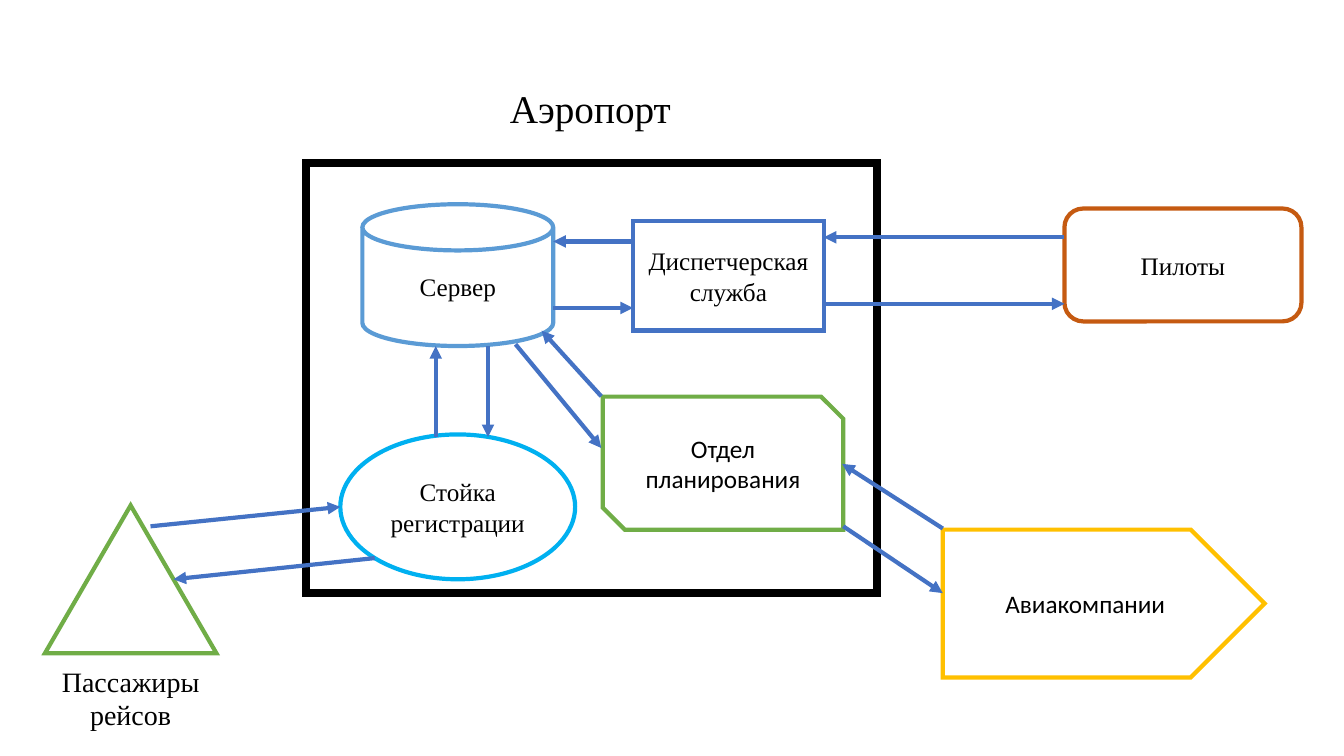
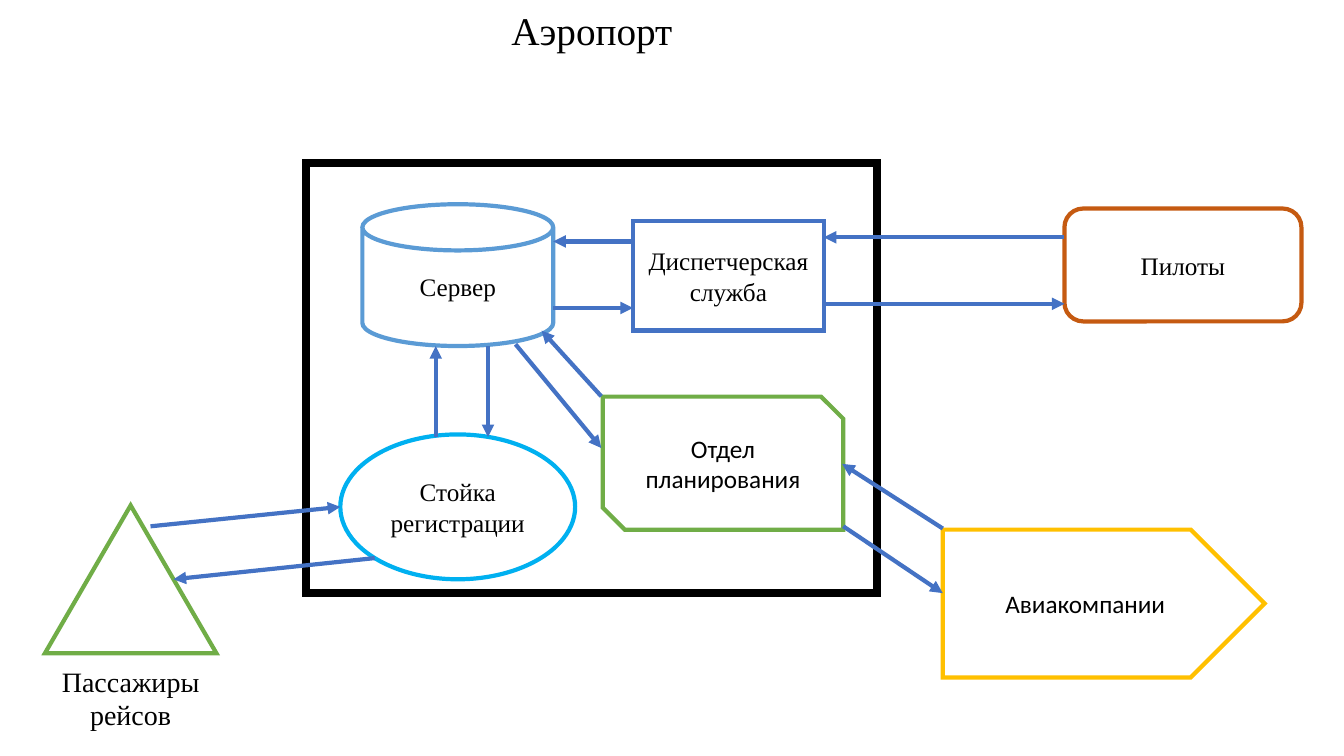
Before and after one commit to Astrarog/HSE, a slide deck: slide 1 of ОИБ/Курсач.pptx. Drawn at 1344x756 pixels with LibreOffice and Linux fonts; fonts in the diff are those of the drawing. Boxes give left, top, right and bottom in pixels: in the first picture for what was removed or moved away, otherwise in the second. Text is boxed around its words. In the diff, an @@ line names an element or a change of style, - is before the commit and + after.

```diff
--- a/ОИБ/Курсач.pptx
+++ b/ОИБ/Курсач.pptx
@@ text "Аэропорт": place and size @@
-text "Аэропорт" at bbox=[510, 97, 671, 130]
+text "Аэропорт" at bbox=[511, 19, 672, 53]
```
Also in this commit, not shown: 1 other file.
